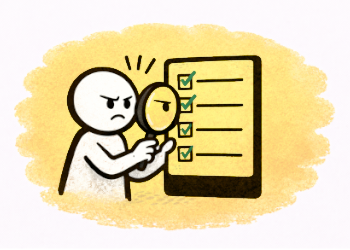
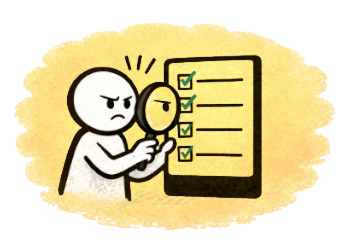
Revision of a layered 350 x 250 image; what changed, layer by layer:
removed layer "Livello #3" over [left=0, top=0, right=350, bottom=249]
removed layer "Livello #4" (was 54%) over [left=14, top=22, right=336, bottom=231]
renamed "Sfondo" to "P1.png", showed it, painted on it over [left=0, top=6, right=350, bottom=249]
showed "Livello #2", opacity 72% → 100%, painted on it over [left=0, top=0, right=348, bottom=249]
